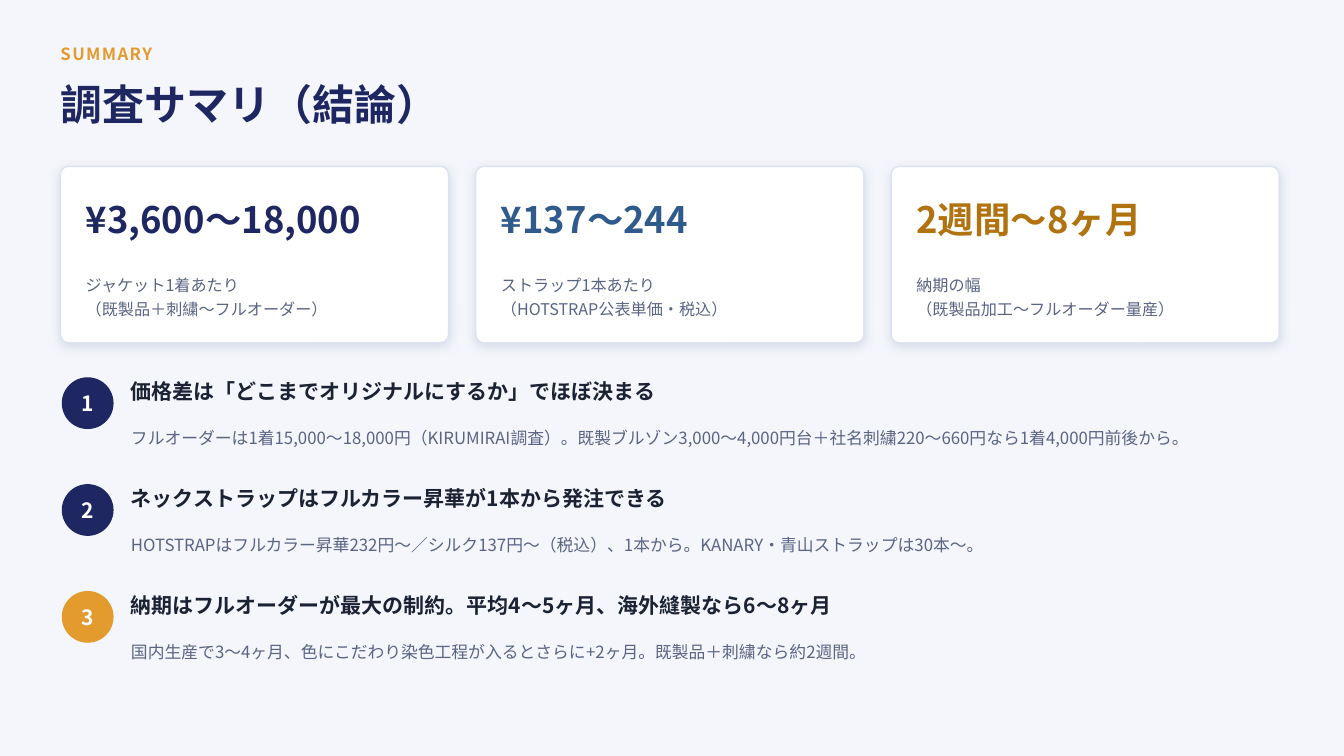
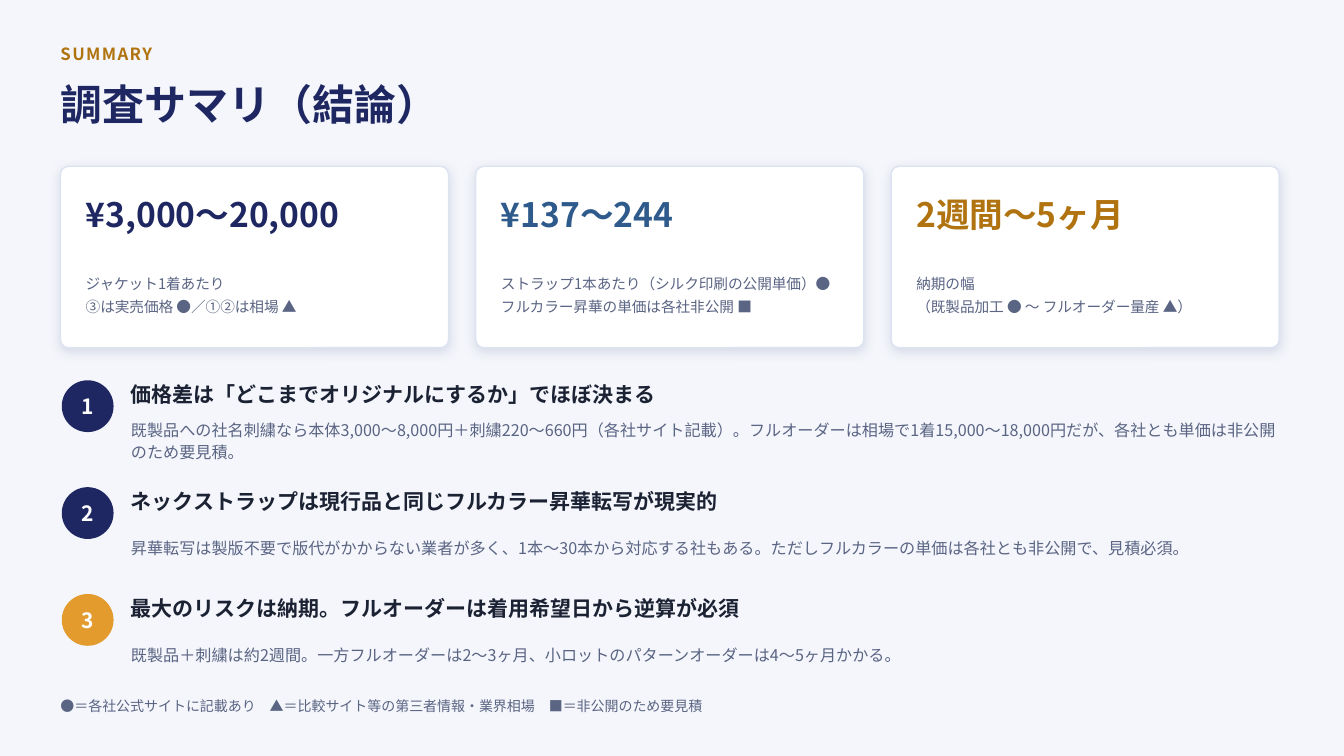
Before and after one commit to sou16hattori-rgb/claudecode_test, a slide deck: slide 2 of docs/工場ユニフォーム検討資料.pptx. Drawn at 1344x756 pixels with LibreOffice and Linux fonts; fonts in the diff are those of the drawing. Boxes give left, top, right and bottom in pixels: in the first picture for what was removed or moved away, otherwise in the second. Text is boxed around its words. In the diff, an @@ line names an element or a change of style, - is before the commit and + after.

```diff
--- a/docs/工場ユニフォーム検討資料.pptx
+++ b/docs/工場ユニフォーム検討資料.pptx
@@ text "SUMMARY" at (x1=60, y1=47, x2=152, y2=61): text colour #E39B2E to #B0730F @@
@@ rounded rectangle resized from (x1=60, y1=166, x2=449, y2=343) to (x1=60, y1=166, x2=449, y2=348) @@
@@ rounded rectangle resized from (x1=476, y1=166, x2=864, y2=343) to (x1=476, y1=166, x2=864, y2=348) @@
@@ proportions changed in 3 elements at (x1=60, y1=166, x2=449, y2=348), (x1=476, y1=166, x2=864, y2=348), (x1=891, y1=166, x2=1279, y2=348) @@
@@ rounded rectangle resized from (x1=891, y1=166, x2=1279, y2=343) to (x1=891, y1=166, x2=1279, y2=348) @@
@@ text at (x1=86, y1=201, x2=340, y2=234): text changed; size 26 to 24 pt @@
-¥3,600〜18,000
+¥3,000〜20,000
@@ text "¥137〜244" at (x1=501, y1=201, x2=673, y2=228): size 26 to 24 pt @@
@@ text at (x1=916, y1=199, x2=1124, y2=230): text changed; size 26 to 24 pt @@
-2週間〜8ヶ月
+2週間〜5ヶ月
@@ text at (x1=86, y1=299, x2=278, y2=313): text changed; size 11.5 to 10.5 pt @@
-（既製品＋刺繍〜フルオーダー）
+③は実売価格 ●／①②は相場 ▲
@@ text at (x1=86, y1=276, x2=225, y2=290): size 11.5 to 10.5 pt in "ジャケット1着あたり"; line spacing 17pt to 16pt @@
@@ text at (x1=501, y1=276, x2=830, y2=313): text changed; size 11.5 to 10.5 pt @@
-ストラップ1本あたり
-（HOTSTRAP公表単価・税込）
+ストラップ1本あたり（シルク印刷の公開単価）●
+フルカラー昇華の単価は各社非公開 ■
@@ text at (x1=916, y1=299, x2=1160, y2=313): text changed; size 11.5 to 10.5 pt @@
-（既製品加工〜フルオーダー量産）
+（既製品加工 ● 〜 フルオーダー量産 ▲）
@@ text at (x1=916, y1=276, x2=974, y2=290): size 11.5 to 10.5 pt in "納期の幅"; line spacing 17pt to 16pt @@
@@ text at (x1=131, y1=422, x2=1275, y2=459): text changed; size 12 to 11.5 pt @@
-フルオーダーは1着15,000〜18,000円（KIRUMIRAI調査）。既製ブルゾン3,000〜4,000円台＋社名刺繍220〜660円なら1着4,000円前後から。
+既製品への社名刺繍なら本体3,000〜8,000円＋刺繍220〜660円（各社サイト記載）。フルオーダーは相場で1着15,000〜18,000円だが、各社とも単価は非公開のため要見積。
@@ text at (x1=131, y1=491, x2=718, y2=511): text changed @@
-ネックストラップはフルカラー昇華が1本から発注できる
+ネックストラップは現行品と同じフルカラー昇華転写が現実的
@@ text at (x1=131, y1=540, x2=1189, y2=556): text changed; size 12 to 11.5 pt @@
-HOTSTRAPはフルカラー昇華232円〜／シルク137円〜（税込）、1本から。KANARY・青山ストラップは30本〜。
+昇華転写は製版不要で版代がかからない業者が多く、1本〜30本から対応する社もある。ただしフルカラーの単価は各社とも非公開で、見積必須。
@@ text at (x1=131, y1=598, x2=740, y2=618): text changed @@
-納期はフルオーダーが最大の制約。平均4〜5ヶ月、海外縫製なら6〜8ヶ月
+最大のリスクは納期。フルオーダーは着用希望日から逆算が必須
@@ text at (x1=131, y1=647, x2=901, y2=663): text changed; size 12 to 11.5 pt @@
-国内生産で3〜4ヶ月、色にこだわり染色工程が入るとさらに+2ヶ月。既製品＋刺繍なら約2週間。
+既製品＋刺繍は約2週間。一方フルオーダーは2〜3ヶ月、小ロットのパターンオーダーは4〜5ヶ月かかる。
@@ text added at (x1=60, y1=699, x2=703, y2=712), 10 pt, text #5A6483 @@
+●＝各社公式サイトに記載あり ▲＝比較サイト等の第三者情報・業界相場 ■＝非公開のため要見積
```
Also in this commit, not shown: 11 other slides changed, 1 slide removed, 2 other files.
